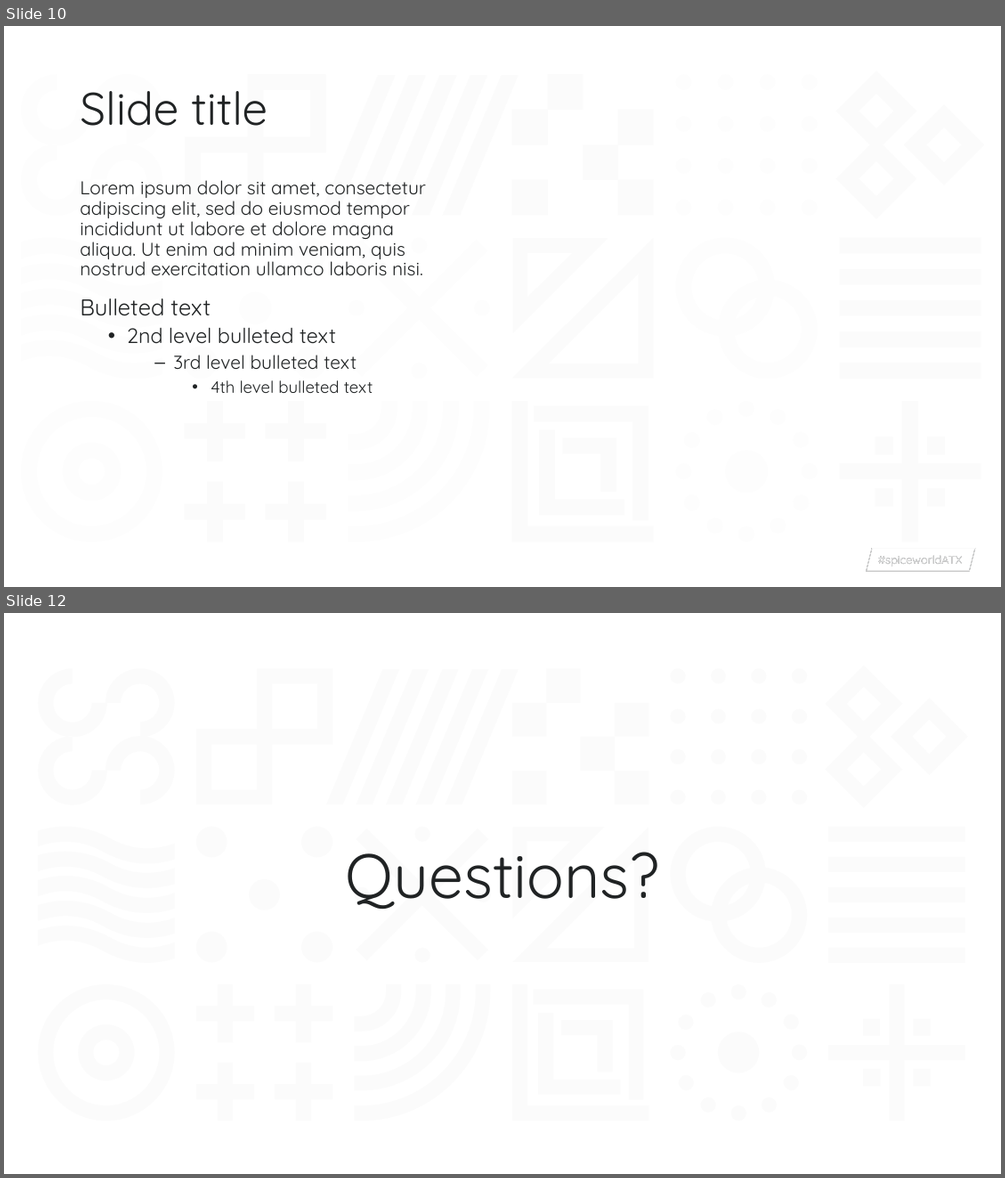
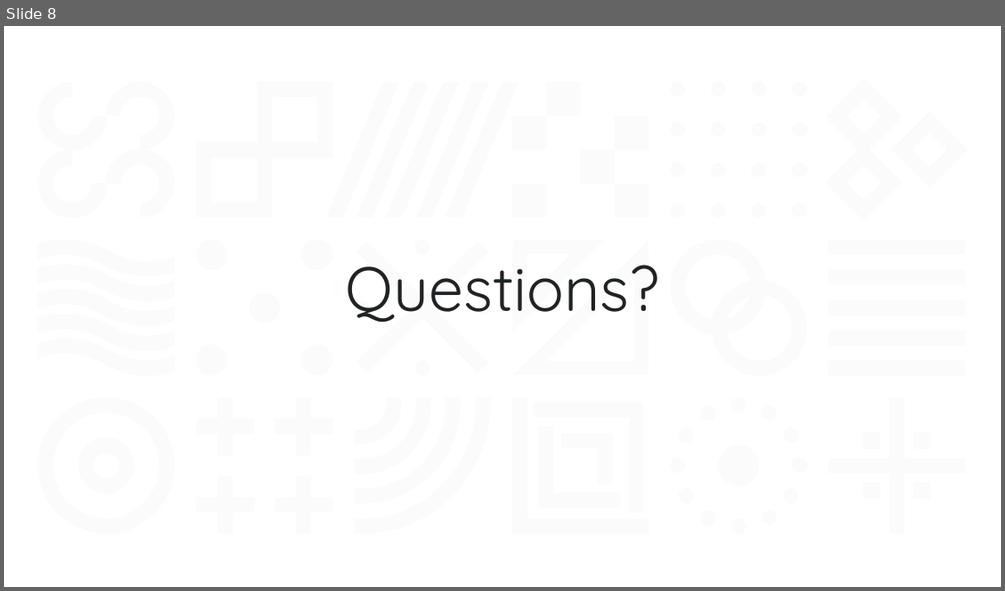
Before and after one commit to nalmiron/Spiceworld2019, a slide deck: SecurityDefense/SpiceWorld2019_PowerShell Scripting for Security Defense.pptx. Shown one above the other, each under a label of ours: slides 10 and 12 before the commit, slide 8 after it; the slides between them are not shown. The pictures are 1005x1178 and 1005x591 pixels, drawn with LibreOffice and Linux fonts; fonts in the diff are those of the drawing; background and template pictures are left out. Boxes give left, top, right and bottom in pixels: in the first picture for what was removed or moved away, otherwise in the second. Text is boxed around its words. In the diff, an @@ line names an element or a change of style, - is before the commit and + after.

```diff
--- a/SecurityDefense/SpiceWorld2019_PowerShell Scripting for Security Defense.pptx
+++ b/SecurityDefense/SpiceWorld2019_PowerShell Scripting for Security Defense.pptx
@@ slide 10 removed at (4,26,1001,587), background #FFFFFF @@
@@ title removed at (80,91,267,126) @@
-Slide title
@@ text removed at (80,180,426,276) @@
-Lorem ipsum dolor sit amet, consectetur adipiscing elit, sed do eiusmod tempor incididunt ut labore et dolore magna aliqua. Ut enim ad minim veniam, quis nostrud exercitation ullamco laboris nisi.
@@ text removed at (80,298,373,393) @@
-Bulleted text
-  • 2nd level bulleted text
-    ‒ 3rd level bulleted text
-      • 4th level bulleted text
@@ group removed at (21,70,985,541): 27 freeform shapes @@
@@ text removed at (652,551,971,569) @@
-#spiceworldATX
@@ parallelogram removed at (866,548,975,572) @@
@@ parallelogram removed at (866,548,975,572) @@
@@ text removed at (878,555,963,566) @@
-#spiceworldATX
@@ what was slide 12 is now slide 8 @@
```
Also in this commit, not shown: 4 slides added, 7 other slides removed, 2 other files.
